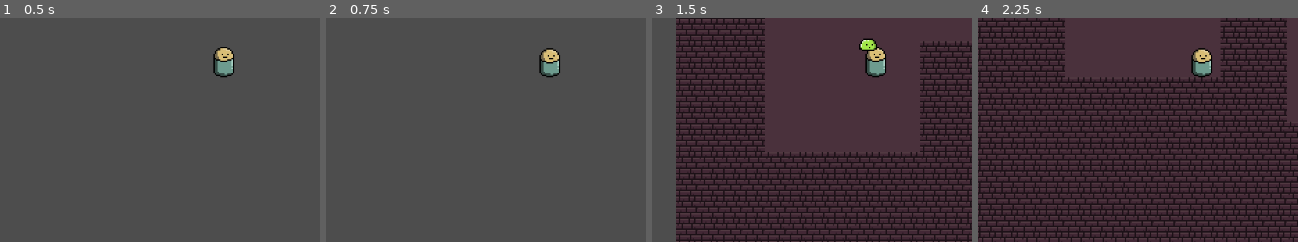
Above: before the commit, frames 1-4 (left to right).
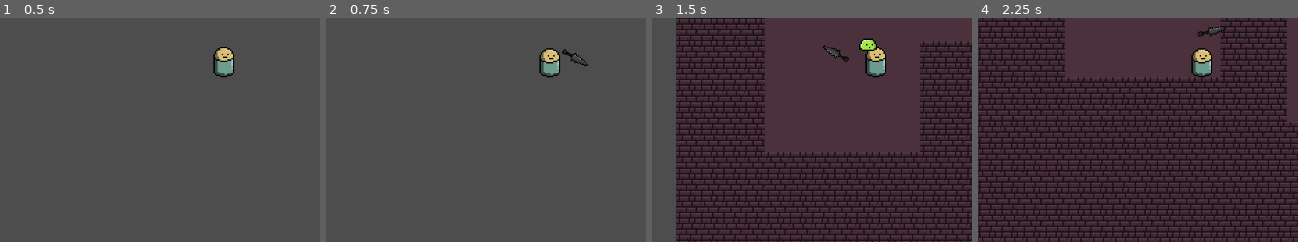
Above: after the commit, the same moments.

Repository: guywiththenose/DungeonGame
Game: Godot game, scene res://Tilemap/main.tscn
Same seed, same stepped clock (60 frames per second), same inputs: the game is played once before the commit and once after it.
Inputs (mouse positions are % of the whole screen's width and height, from its top left):
- Up to frame 1 (0.5 s): no input
- Up to frame 2 (0.75 s): tap Enter at 0.5 s; move the mouse to (65, 45) at 0.52 s; hold D (right) from 0.53 s (still down); tap Space (attack) at 0.6 s
- Up to frame 3 (1.5 s): move the mouse to (13, 55) at 1.27 s; release D (right) at 1.28 s; hold S (down) from 1.28 s (still down); tap Space (attack) at 1.35 s
- Up to frame 4 (2.25 s): move the mouse to (50, 28) at 2.02 s; release S (down) at 2.03 s; hold D (right) from 2.03 s (still down); tap Space (attack) at 2.1 s
The pictures show only the part of the screen within x 3-53%, y 40-90%; the shares and areas given below are measured in that part.

Frame 1 is identical in both runs. In frame 2, 0.1% of the frame differs, in the area x 73-82%, y 13-22%; in frame 3, 0.2%, in the area x 53-62%, y 12-20%; in frame 4, 0.1%.
Error before the commit: Parse Error: Identifier "speed" not declared in the current scope. (res://Throwing_Knife.gd:4)

Commit message:
v1.12
knife and stuff

Diff:
--- a/Enemy1.gd
+++ b/Enemy1.gd
@@ -4,6 +4,7 @@
 
 @onready var player = get_tree().get_first_node_in_group("player")
 @onready var sprite = $AnimatedSprite2D
+@export var health = 10
 
 func _physics_process(delta):
 	var direction_to_player = global_position.direction_to(player.global_position)
@@ -15,3 +16,8 @@
 		sprite.flip_h = false
 
 	move_and_slide()
+
+func take_damage(dmg):
+	health -= dmg
+	if health <= 0:
+		queue_free()
--- a/Player.gd
+++ b/Player.gd
@@ -26,5 +26,5 @@
 func knife():
 	var knife = throwing_knife.instantiate()
 	knife.global_position = global_position
-	knife.rotation(direction.angle())
+	knife.rotate(global_position.direction_to(get_global_mouse_position()).angle())
 	main.add_child(knife)
--- a/Throwing_Knife.gd
+++ b/Throwing_Knife.gd
@@ -1,4 +1,11 @@
 extends Area2D
+
+@export var speed = 250
 
 func _physics_process(delta):
 	translate(Vector2.RIGHT.rotated(rotation) * speed * delta)
+
+
+func _on_body_entered(body):
+	if body.is_in_group("walls"):
+		queue_free()
--- a/Throwing_Knife.tscn
+++ b/Throwing_Knife.tscn
@@ -45,12 +45,15 @@
 }
 
 [node name="Throwing_Knife" type="Area2D"]
+collision_layer = 3
+collision_mask = 3
 script = ExtResource("1_sfddl")
 
 [node name="CollisionShape2D" type="CollisionShape2D" parent="."]
 shape = SubResource("CircleShape2D_ob644")
 
 [node name="Sprite2D" type="Sprite2D" parent="."]
+scale = Vector2(0.71875, 0.75)
 texture = ExtResource("1_t02mk")
 
 [node name="AnimationPlayer" type="AnimationPlayer" parent="."]
@@ -58,3 +61,5 @@
 "": SubResource("AnimationLibrary_1akbx")
 }
 autoplay = "Knife_Spin"
+
+[connection signal="body_entered" from="." to="." method="_on_body_entered"]
--- a/Tilemap/main.tscn
+++ b/Tilemap/main.tscn
@@ -1059,7 +1059,7 @@
 
 [node name="Rooms" type="Node2D" parent="."]
 
-[node name="TileMap" type="TileMap" parent="."]
+[node name="TileMap" type="TileMap" parent="." groups=["walls"]]
 show_behind_parent = true
 light_mask = 3
 visibility_layer = 3
--- a/project.godot
+++ b/project.godot
@@ -20,6 +20,7 @@
 attack={
 "deadzone": 0.5,
 "events": [Object(InputEventKey,"resource_local_to_scene":false,"resource_name":"","device":-1,"window_id":0,"alt_pressed":false,"shift_pressed":false,"ctrl_pressed":false,"meta_pressed":false,"pressed":false,"keycode":0,"physical_keycode":32,"key_label":0,"unicode":32,"echo":false,"script":null)
+, Object(InputEventMouseButton,"resource_local_to_scene":false,"resource_name":"","device":-1,"window_id":0,"alt_pressed":false,"shift_pressed":false,"ctrl_pressed":false,"meta_pressed":false,"button_mask":0,"position":Vector2(0, 0),"global_position":Vector2(0, 0),"factor":1.0,"button_index":1,"canceled":false,"pressed":false,"double_click":false,"script":null)
 ]
 }
 left={
